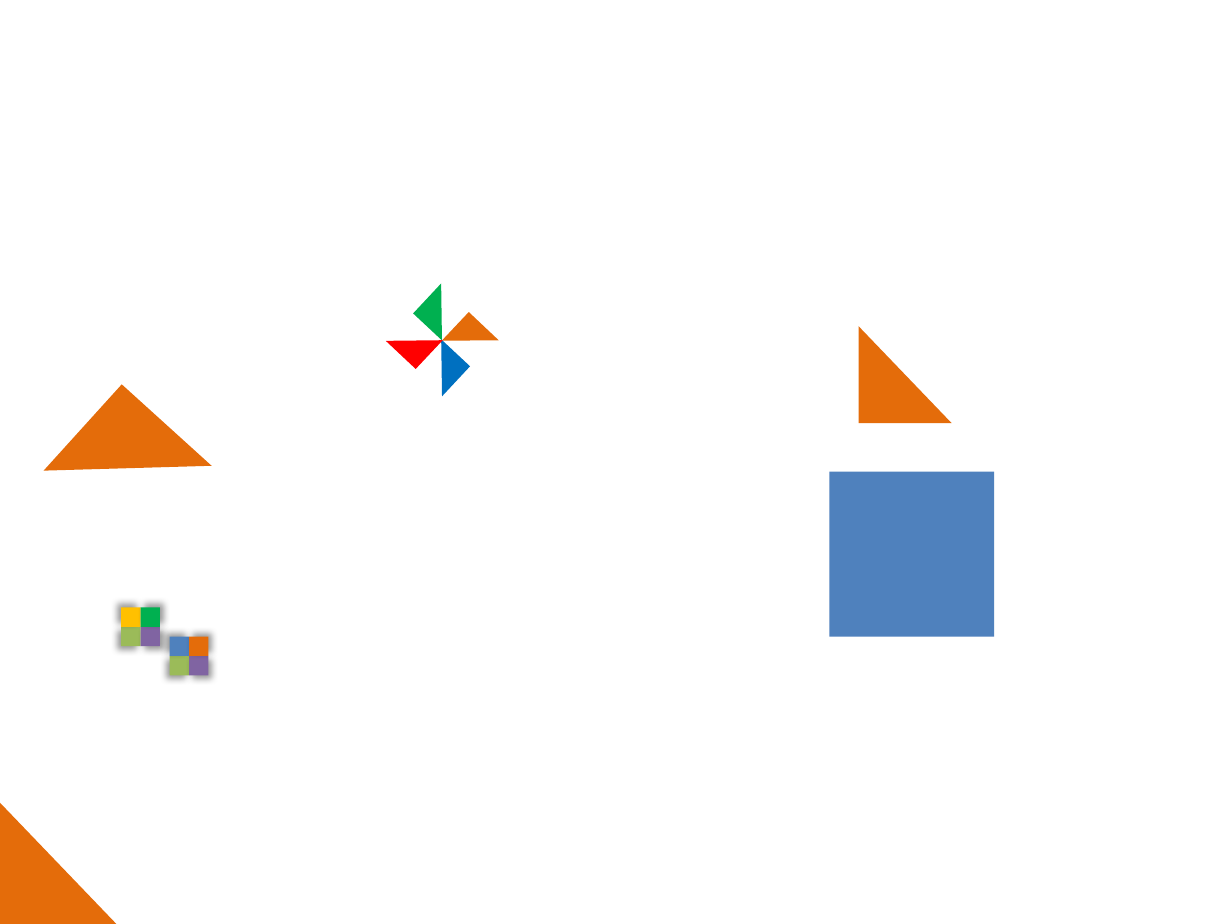
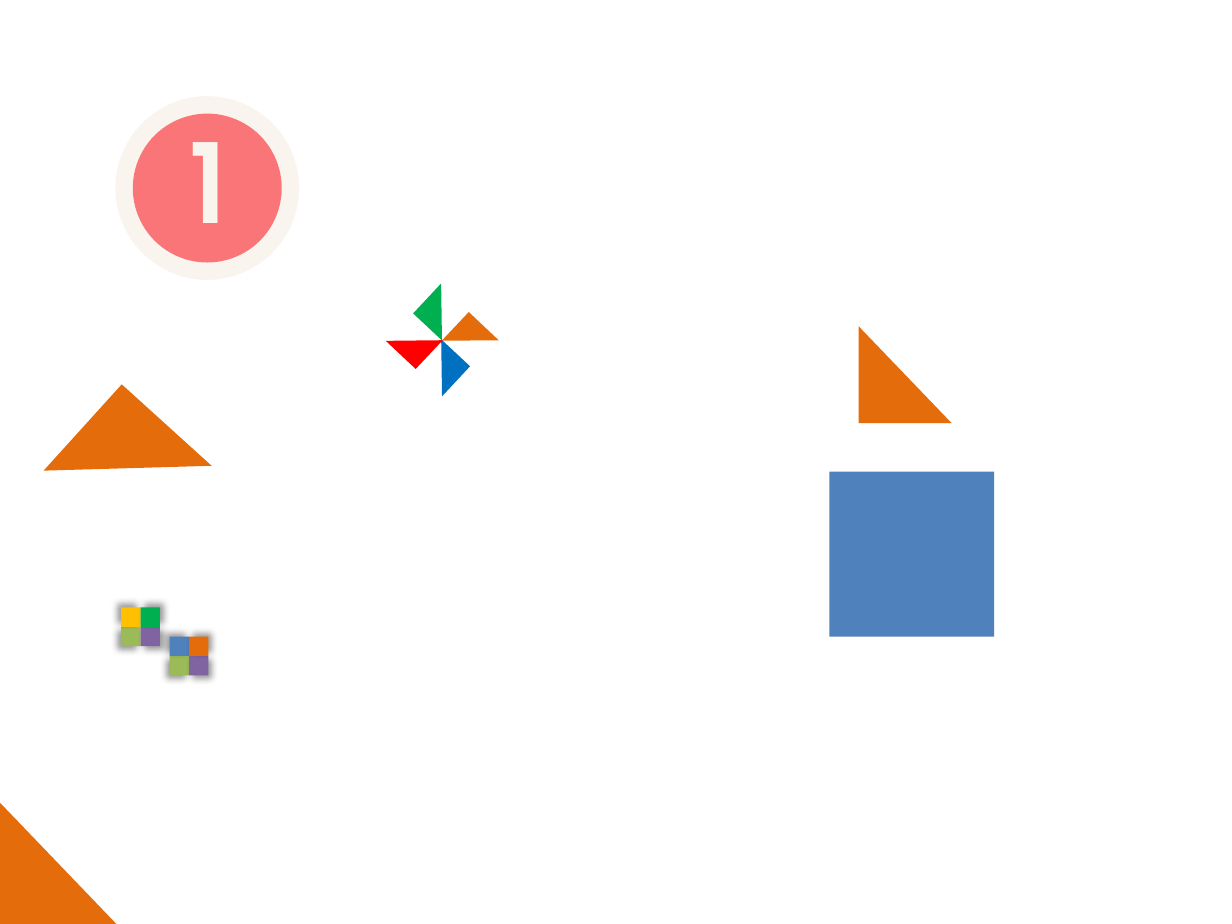
Before and after one commit to zhizhuwang/codekata, a slide deck: slide 3 of Resources/poster/poster.pptx. Drawn at 1232x924 pixels with LibreOffice and Linux fonts; fonts in the diff are those of the drawing. Boxes give left, top, right and bottom in pixels: in the first picture for what was removed or moved away, otherwise in the second. Text is boxed around its words. In the diff, an @@ line names an element or a change of style, - is before the commit and + after.

Commit message:
add ppt for 2016 technical report

```diff
--- a/Resources/poster/poster.pptx
+++ b/Resources/poster/poster.pptx
@@ ellipse added at (116,96,299,280), fill #F9F5EE @@
@@ ellipse added at (133,113,282,262), fill #FB5F63 at 85% opacity, 64 pt, text #F9F5EE, bold @@
+1
```
Also in this commit, not shown: 1 other file.
